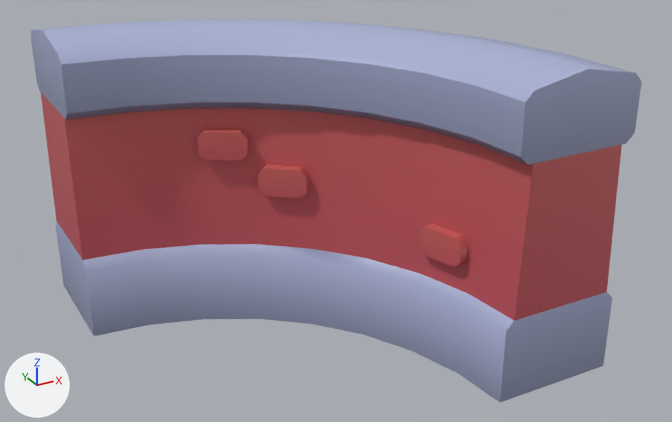
What one commit did to the FBX model Assets/Resources/Models/Kenney Game Assets All-in-1 3.3.0/Items/brick-wall-curve.fbx.
The view is the same before and after, from a 50 mm lens placed at (-0.93, -1.813, 1.199), pointed at (0.042, -0.046, 0.315). Every picture has the same lights, and +X, +Y and +Z are marked at lower left. The first picture is the older version. Where no turn or scale is listed for an object, it has been applied to the vertices. Vertices at exactly the same position are counted once.

The older version as bpy lines, for what is in view:
```python
me_scene = bpy.data.meshes.new('Scene')
me_scene.from_pydata(...)  # 209 vertices, 348 faces; spans x -0.5..0.5, y -0.5..0.5, z 0.0..0.725
me_scene.materials.append(mat_colormap)  # picture img_colormap_png
# before: 0 (0.009, 0.009, 0.2) at pixel (313, 248), 8 (0.099, -0.1, 0.2) at pixel (367, 258), 14 (0.165, -0.224, 0.2) at pixel (419, 273), 203 (0.109, -0.093, 0.55), 204 (0.177, -0.219, 0.55)
# before: 205 (0.099, -0.1, 0.2) at pixel (367, 258)
ob_brick_wall_curve = bpy.data.objects.new('brick-wall-curve', me_scene)
ob_brick_wall_curve.location = (0.0, 0.0, 0.0)
```
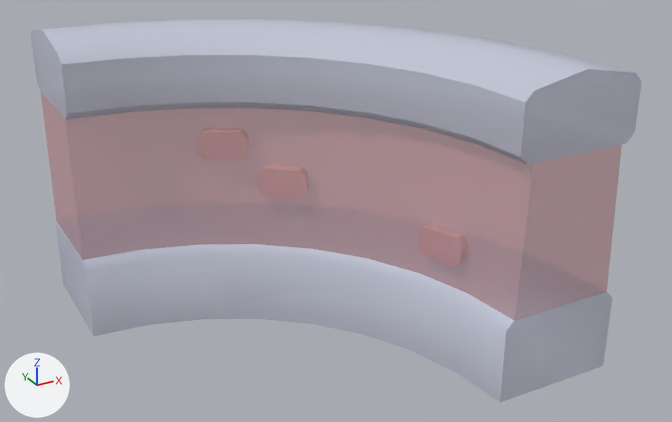
Commit message: Update brick wall models

Where the newer file only moved an object's origin or applied its transform, the numbers keep the older frame.

Boxes (x1, y1, x2, y2) around the edits, measured in the pictures (672 x 422 px; the box of a moved part takes in the faces that stretch with it):
```json
{"object": "brick-wall-curve", "change": "surface changed, reshaped", "before": [31, 19, 642, 402], "after": [31, 19, 642, 402]}
{"part": 1, "of": "me_scene", "change": "moved or reshaped", "before": [314, 119, 429, 273], "on screen": "not visible afterwards"}
{"part": 2, "of": "me_scene", "change": "recoloured", "before": [31, 19, 642, 402], "after": [31, 19, 642, 402]}
```

Scene script edits in JSON lines:
```json
{"op": "set", "path": "img_colormap_png", "old": "load_image('colormap.png', 'Textures/colormap.png', 512, 512, 'sRGB')", "new": "load_image('colormap.png', 'Textures/colormap.png', 512, 512, 'Non-Color')"}
{"op": "add", "block": "mat_colormap_002", "code": ["mat_colormap_002 = bpy.data.materials.new('colormap.002')", "# uses the picture img_colormap_png"]}
{"block": "me_scene", "where": "# used by ob_brick_wall_curve; location = (0.0, 0.0, 0.0)"}
{"block": "me_scene", "where": "# verts and faces of me_scene; kept vertices keep their numbers, new ones are numbered from 209"}
{"op": "remove", "block": "me_scene", "code": "me_scene.from_pydata(...)  # 209 vertices, 348 faces; spans x -0.5..0.5, y -0.5..0.5, z 0.0..0.725"}
{"op": "add", "block": "me_scene", "code": "me_scene.from_pydata(...)  # 208 vertices, 348 faces; spans x -0.5..0.5, y -0.5..0.5, z 0.0..0.725"}
{"block": "me_scene", "change": "me_scene part 1"}
{"op": "add", "block": "me_scene", "code": "delete_vertices([205])  # with the faces that use them"}
{"op": "add", "block": "me_scene", "code": "faces += [(8, 204, 203), (8, 14, 204), (0, 8, 203)]"}
{"block": "me_scene", "change": "me_scene part 2: 345 faces spanning x -0.5..0.5, y -0.5..0.5, z 0.0..0.725 switch from mat_colormap (picture img_colormap_png) to mat_colormap_002"}
```
